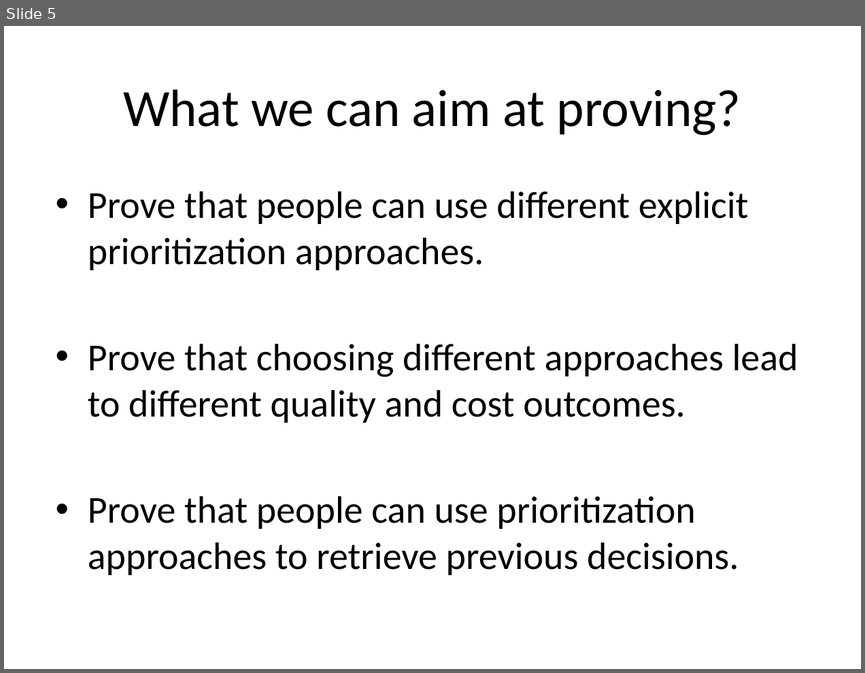
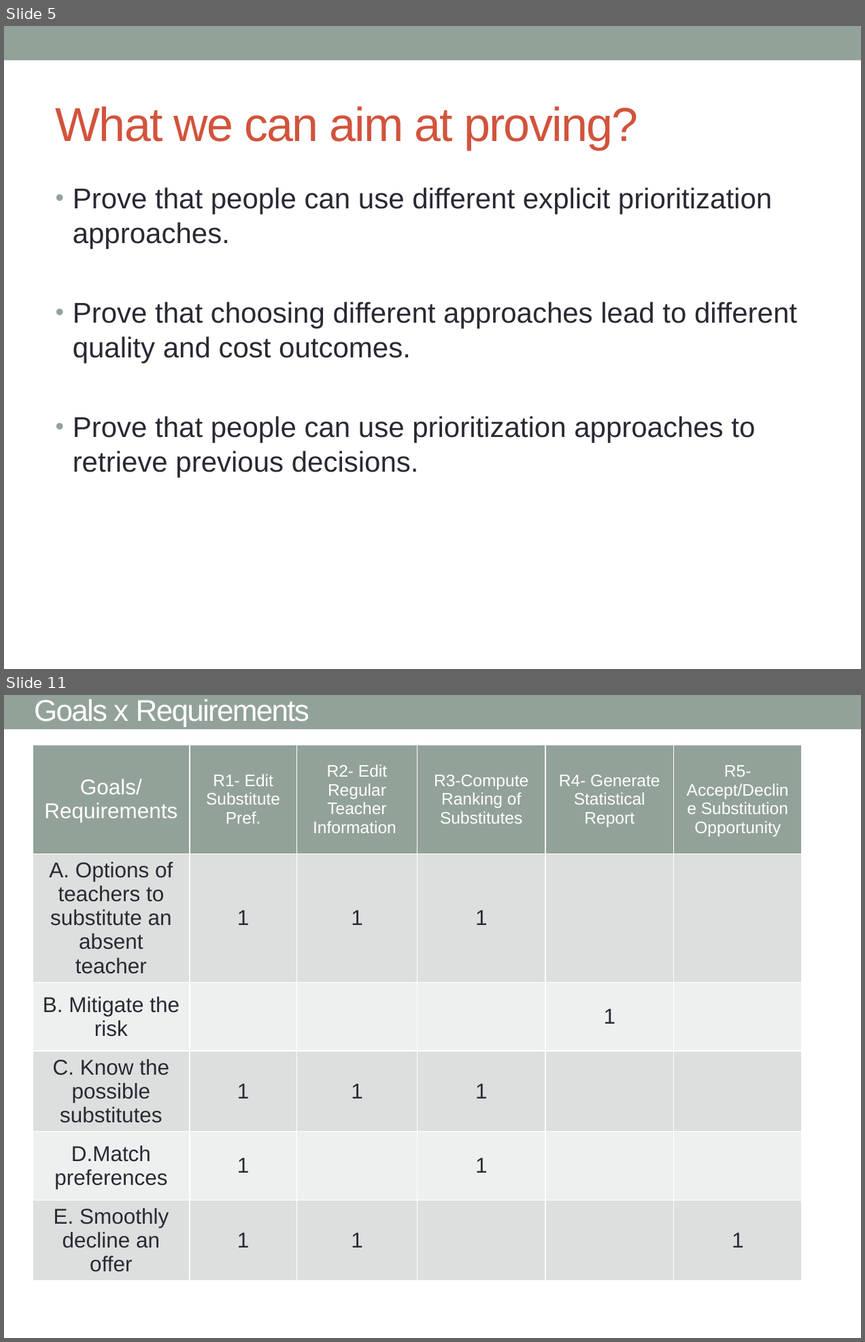
Before and after one commit to christianadriano/ReqEngResearch, a slide deck: Paper_TraceabilityBasedPrioritization/Writing/ProposalsToContinue.pptx. Shown one above the other, each under a label of ours: slide 5 before the commit, slides 5 and 11 after it; the slides between them are not shown. The pictures are 865x673 and 865x1342 pixels, drawn with LibreOffice and Linux fonts; fonts in the diff are those of the drawing. Boxes give left, top, right and bottom in pixels: in the first picture for what was removed or moved away, otherwise in the second. Text is boxed around its words. In the diff, an @@ line names an element or a change of style, - is before the commit and + after.

```diff
--- a/Paper_TraceabilityBasedPrioritization/Writing/ProposalsToContinue.pptx
+++ b/Paper_TraceabilityBasedPrioritization/Writing/ProposalsToContinue.pptx
@@ slide 11 added at [4,695,861,1338], background #FFFFFF; not listed: 1 template element that a slide beside it also shows @@
@@ title added at [34,699,309,727], 25.2 pt, text #FFFFFF @@
+Goals x Requirements
@@ table added at [33,745,802,1299], 6 rows, 6 columns @@
+Goals/Requirements | R1- Edit Substitute Pref. | R2- Edit Regular Teacher Information | R3-Compute Ranking of Substitutes | R4- Generate Statistical Report | R5- Accept/Decline Substitution Opportunity
+A. Options of teachers to substitute an absent teacher | 1 | 1 | 1 |  | 
+B. Mitigate the risk |  |  |  | 1 | 
+C. Know the possible substitutes | 1 | 1 | 1 |  | 
+D.Match preferences | 1 |  | 1 |  | 
+E. Smoothly decline an offer | 1 | 1 |  |  | 1
@@ slide 5 changed as well @@
@@ rectangle added at [4,26,861,60], fill #93A299 @@
@@ title "What we can aim at ...": place and size @@
-title "What we can aim at ..." at [123,89,741,135]
+title "What we can aim at ..." at [56,106,638,150]
@@ title "What we can aim at ..." at [56,106,638,150]: size 44 to 40 pt, font Calibri to Arial, text colour #000000 to #D2533C, letter spacing 0 to -1 pt; alignment centre to left @@
@@ text "Prove that people can use ..." at [73,187,797,477]: size 32 to 24 pt, font Calibri to Arial, text colour #000000 to #292934; indent changed; less space between paragraphs @@
```
Also in this commit, not shown: 4 other slides changed, 11 other slides added, 6 other files.
